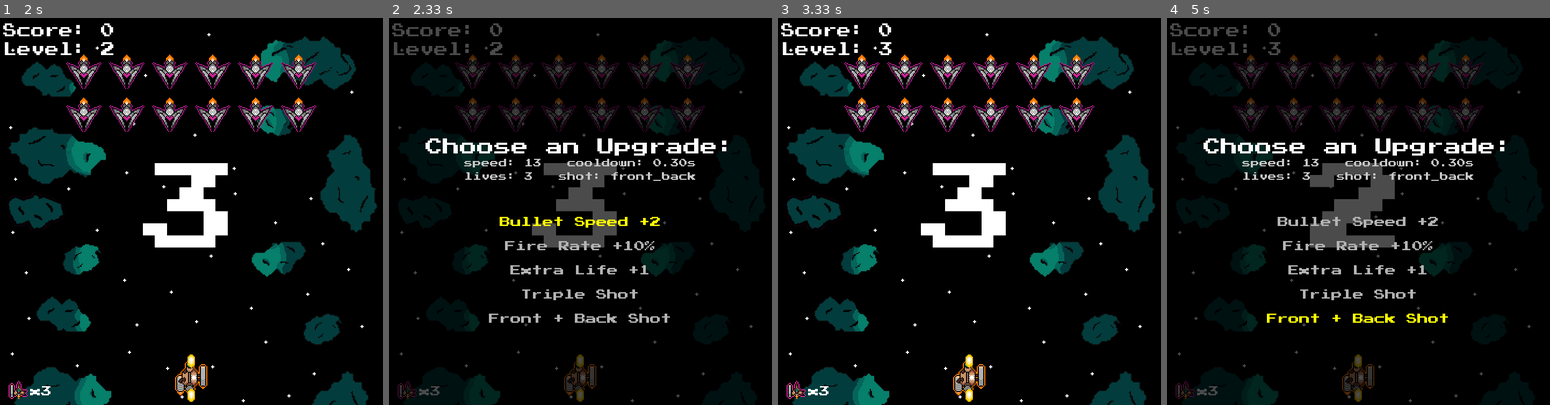
Above: before the commit, frames 1-4 (left to right).
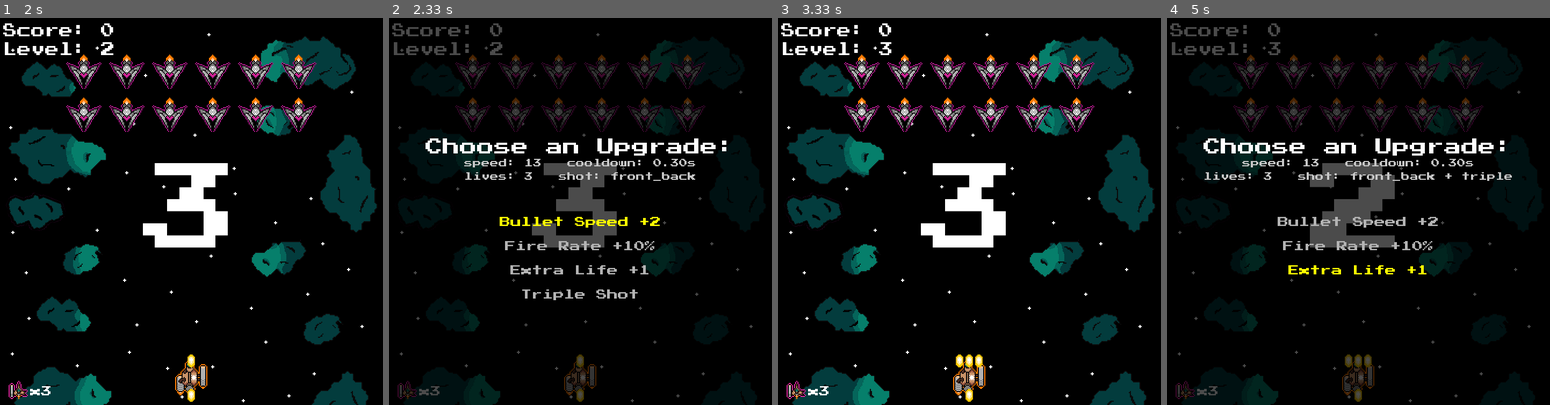
Above: after the commit, the same moments.

Repository: software-engineering-game/pygame-game
Game: pygame game, started from main.py
Same seed, same stepped clock (60 frames per second), same inputs: the game is played once before the commit and once after it.
Inputs:
- Up to frame 1 (2 s): tap Enter at 0.33, 1.55 s; hold T 0.67-1.13 s; hold Up 0.67-1.13 s; type "an" at 1.22 s; type "n" at 1.42 s; tap Space at 1.77 s
- Up to frame 2 (2.33 s): tap T at 2.1 s
- Up to frame 3 (3.33 s): hold Up 2.43-2.9 s; tap Enter at 2.98 s; tap Space at 3.32 s
- Up to frame 4 (5 s): tap T at 4.42 s; hold Up from 4.75 s (still down); tap Space at 4.82 s

Frame 1 is identical in both runs. In frame 2, 0.4% of the frame differs, in the area x 26-74%, y 76-79%; in frame 3, 0.1%; in frame 4, 1.7%, in the area x 9-91%, y 39-91%.

Commit message:
fix: upgrades stack & group enemies dont all die

Diff:
--- a/leaderboard.json
+++ b/leaderboard.json
@@ -16,7 +16,7 @@
         "score": 87
     },
     {
-        "name": "MANA",
-        "score": 55
+        "name": "NICK",
+        "score": 75
     }
 ]
--- a/states/entities.py
+++ b/states/entities.py
@@ -85,6 +85,7 @@
 class Player(Game_Entity):
     def __init__(self, frames, speed, start_pos):
         super().__init__(frames, speed, start_pos)
+        self.shot_modes = set()
 
         # Hitbox
         self.hitbox = self.rect.scale_by(0.6)
@@ -140,23 +141,18 @@
         super().__init__(frames, speed, start_pos)
 
     def shoot(self, bullet_group):
-        if self.shot_mode == "triple":
-            bullet_data = [
-                ((self.rect.centerx, self.rect.top), (0, -1)),
-                ((self.rect.centerx - 18, self.rect.top), (-1, -1)),
-                ((self.rect.centerx + 18, self.rect.top), (1, -1)),
-            ]
-
-        elif self.shot_mode == "front_back":
-            bullet_data = [
-                ((self.rect.centerx, self.rect.top), (0, -1)),
-                ((self.rect.centerx, self.rect.bottom), (0, 1)),
-            ]
-
-        else:
-            bullet_data = [
-                ((self.rect.centerx, self.rect.top), (0, -1)),
-            ]
+        shot_modes = getattr(self, "shot_modes", set())
+
+        bullet_data = [
+            ((self.rect.centerx, self.rect.top), (0, -1)),
+        ]
+
+        if "triple" in shot_modes:
+            bullet_data.append(((self.rect.centerx - 18, self.rect.top), (-1, -1)))
+            bullet_data.append(((self.rect.centerx + 18, self.rect.top), (1, -1)))
+
+        if "front_back" in shot_modes:
+            bullet_data.append(((self.rect.centerx, self.rect.bottom), (0, 1)))
 
         for start_pos, direction in bullet_data:
             player_bullet = Bullet(
@@ -169,12 +165,15 @@
 
         self.can_shoot = False
 
-        if self.shot_mode == "triple":
-            self.shoot_cooldown = max(0.25, settings.bullet_cooldown * 1.75)
-        elif self.shot_mode == "front_back":
-            self.shoot_cooldown = max(0.18, settings.bullet_cooldown * 1.35)
-        else:
-            self.shoot_cooldown = settings.bullet_cooldown
+        cooldown_multiplier = 1.0
+
+        if "triple" in shot_modes:
+            cooldown_multiplier *= 1.75
+
+        if "front_back" in shot_modes:
+            cooldown_multiplier *= 1.35
+
+        self.shoot_cooldown = max(0.15, settings.bullet_cooldown * cooldown_multiplier)
 
 # Class for Shotgun firing mode
 class Player_Shotgun(Player):
--- a/states/game_state.py
+++ b/states/game_state.py
@@ -65,7 +65,8 @@
         if not hasattr(self, "upgrades_initialized"):
             settings.bullet_spd = settings.DEFAULT_BULLET_SPEED
             settings.bullet_cooldown = settings.DEFAULT_BULLET_COOLDOWN
-            self.player_shot_mode = "single"
+            self.unlocked_upgrades = set()
+            self.player_shot_modes = set()
             self.upgrades_initialized = True
 
         # Sets the background color, and loads lives_icon
@@ -115,7 +116,7 @@
             start_pos=self.player_start_pos,
         )
 
-        self.player.shot_mode = self.player_shot_mode
+        self.player.shot_modes = self.player_shot_modes
         self.ally_ships.add(self.player)
         self.player_invincible = False
         self.player_invincible_timer = 0.0
@@ -254,12 +255,23 @@
         self.enemy_bullets.update()
 
         # Checks if ally_bullet hit an enemy_ship
-        collisions = pygame.sprite.groupcollide(
-            self.ally_bullets,
-            self.enemy_ships,
-            True,
-            True
-        )
+        for bullet in list(self.ally_bullets):
+            hit_enemies = pygame.sprite.spritecollide(
+                bullet,
+                self.enemy_ships,
+                False
+            )
+
+            if hit_enemies:
+                enemy = hit_enemies[0]
+
+                bullet.kill()
+                enemy.kill()
+
+                self.enemy_hit_count += 1
+
+                if settings.SFX_ON:
+                    self._safe_play_sound(self.sfx_enemy_boom)
 
         self.enemy_hitboxes = utils.extract_hitboxes(self.enemy_ships)
 
@@ -292,14 +304,6 @@
                     pygame.mixer.Sound.play(sfx_player_boom)
                 return
 
-        # Score tracking for hits
-        if collisions:
-            for enemies in collisions.values():
-                for enemy in enemies:
-                    self.enemy_hit_count += 1
-
-                    if settings.SFX_ON:
-                        self._safe_play_sound(self.sfx_enemy_boom)
 
         # Level progression: clear level -> upgrade pick -> spawn next level
         if not self.enemy_ships and not self.waiting_for_upgrade:
--- a/states/upgrade_state.py
+++ b/states/upgrade_state.py
@@ -12,14 +12,22 @@
         self.small_font = pygame.font.Font("assets/fonts/PressStart2P-vaV7.ttf", 20)
         self.tiny_font = pygame.font.Font("assets/fonts/PressStart2P-vaV7.ttf", 16)
 
-        self.selected = 0
-        self.options = [
+        all_options = [
             "Bullet Speed +2",
             "Fire Rate +10%",
             "Extra Life +1",
             "Triple Shot",
             "Front + Back Shot"
         ]
+
+        unlocked = getattr(self.previous_state, "unlocked_upgrades", set())
+
+        self.options = [
+            option for option in all_options
+            if option not in unlocked
+        ]
+
+        self.selected = 0
 
     def handle_event(self, app, event):
         sfx_menu = pygame.mixer.Sound("assets/sfx_ogg/menu1.ogg")
@@ -51,12 +59,14 @@
             self.previous_state.lives += 1
 
         elif selected_upgrade == "Triple Shot":
-            self.previous_state.player.shot_mode = "triple"
-            self.previous_state.player_shot_mode = "triple"
+            self.previous_state.unlocked_upgrades.add("Triple Shot")
+            self.previous_state.player_shot_modes.add("triple")
+            self.previous_state.player.shot_modes = self.previous_state.player_shot_modes
 
         elif selected_upgrade == "Front + Back Shot":
-            self.previous_state.player.shot_mode = "front_back"
-            self.previous_state.player_shot_mode = "front_back"
+            self.previous_state.unlocked_upgrades.add("Front + Back Shot")
+            self.previous_state.player_shot_modes.add("front_back")
+            self.previous_state.player.shot_modes = self.previous_state.player_shot_modes
 
 
     def _resume_previous_state(self, app):
@@ -80,7 +90,13 @@
         rect = text.get_rect(center=(settings.WIDTH // 2, settings.HEIGHT // 2 - 120))
         screen.blit(text, rect)
 
-        current_shot = getattr(self.previous_state, "player_shot_mode", "single")
+        shot_modes = getattr(self.previous_state, "player_shot_modes", set())
+
+        if not shot_modes:
+            current_shot = "single"
+        else:
+            current_shot = " + ".join(sorted(shot_modes))
+
         current_lives = getattr(self.previous_state, "lives", 3)
 
         stats_text_1 = self.tiny_font.render(
